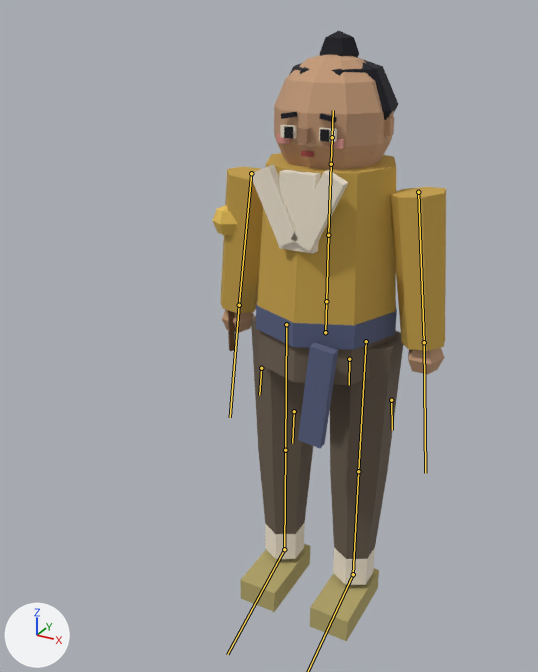
What one commit did to the glTF model assets3d/npcs/npc_N204a.glb.
Both versions are drawn from a 50 mm lens placed at (0.603, -1.349, 1.322), pointed at (-0.071, -0.123, 0.709). The lights are fixed; the arrows at lower left show +X, +Y and +Z. The picture after the commit comes second. The bones that change, and the others that lie on the model, are drawn over the model as lines.

Names of what the first picture shows: 'npc_N204a_part0', 'npc_N204a_part1', 'npc_N204a_part10', 'npc_N204a_part12', 'npc_N204a_part13', 'npc_N204a_part2', 'npc_N204a_part3', 'npc_N204a_part4', 'npc_N204a_part5', 'npc_N204a_part6', 'npc_N204a_part7', 'npc_N204a_part8', 'npc_N204a_part9'.
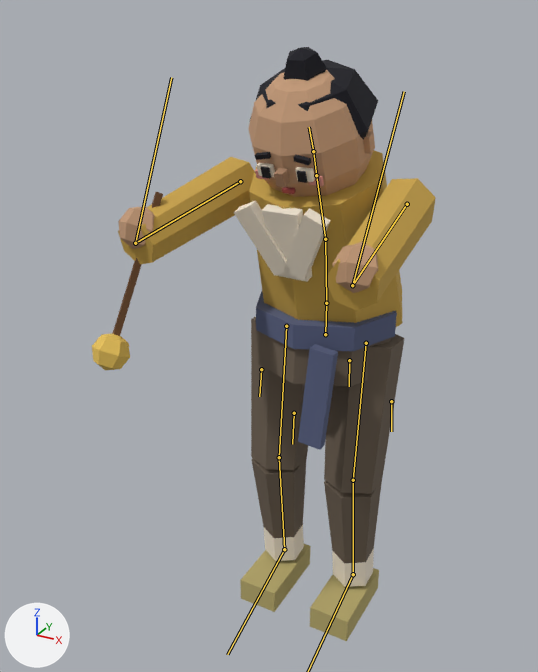
The newer file adds an action. The first version stands in its rest pose; the second is drawn at frame 2 of the action 'Weep'.

Pixel boxes [x1, y1, x2, y2] of what changed, in the pictures (538 x 672 px):
'npc_N204a_part4', posed
    before: [220, 153, 446, 351]
    after: [118, 150, 436, 327]
'npc_N204a_part0', posed
    before: [251, 316, 403, 559]
    after: [251, 317, 404, 563]
'npc_N204a_part5', posed (17% wider, 30% shorter)
    before: [222, 55, 445, 375]
    after: [118, 70, 379, 293]
'npc_N204a_part1', posed (12% wider, 8% shorter)
    before: [250, 125, 375, 585]
    after: [234, 163, 374, 587]
'npc_N204a_part3', posed
    before: [256, 304, 397, 448]
    after: [256, 291, 397, 450]
'npc_N204a_part7', posed
    before: [281, 31, 398, 123]
    after: [250, 47, 378, 165]
'npc_N204a_part13', posed
    before: [212, 205, 237, 236]
    after: [92, 333, 130, 370]
'npc_N204a_part12', posed
    before: [228, 310, 235, 351]
    after: [113, 192, 163, 336]
bone 'Spine', root to tip
    before: (326, 301) to (328, 235)
    after: (326, 303) to (325, 239)
bone 'Chest', root to tip
    before: (328, 235) to (331, 164)
    after: (325, 239) to (316, 175)
bone 'Head', root to tip
    before: (332, 137) to (333, 110)
    after: (313, 151) to (309, 127)
bone 'UpperArm.L', root to tip
    before: (418, 192) to (424, 342)
    after: (407, 204) to (352, 285)
bone 'Hand.L', root to tip
    before: (424, 342) to (425, 473)
    after: (352, 285) to (404, 91)
bone 'UpperArm.R', root to tip
    before: (251, 173) to (239, 305)
    after: (240, 181) to (135, 243)
bone 'Hand.R', root to tip
    before: (239, 305) to (230, 417)
    after: (135, 243) to (171, 77)
bone 'UpperLeg.L', root to tip
    before: (366, 341) to (358, 471)
    after: (366, 343) to (353, 480)
bone 'LowerLeg.L', root to tip
    before: (358, 471) to (353, 574)
    after: (353, 480) to (353, 574)
bone 'UpperLeg.R', root to tip
    before: (286, 324) to (285, 450)
    after: (286, 326) to (279, 457)
bone 'LowerLeg.R', root to tip
    before: (285, 450) to (284, 549)
    after: (279, 457) to (284, 549)

What changed in the scene script:
```text
Change bone_spine:
    where bone_spine = bpy.data.objects['Armature'].pose.bones['Spine']  # child of 'Hips'
    bone_spine.rotation_quaternion: (1.0, 0.0, 0.0, 0.0) -> (0.999, 0.051, -0.003, 0.0)  # degrees (0, 0, 0) -> degrees (6, 0, 0)
Change bone_chest:
    where bone_chest = bpy.data.objects['Armature'].pose.bones['Chest']  # child of 'Spine'
    bone_chest.rotation_quaternion: (1.0, 0.0, 0.0, 0.0) -> (0.993, 0.114, -0.017, 0.002)  # degrees (0, 0, 0) -> degrees (13, -2, 0)
Change bone_head:
    where bone_head = bpy.data.objects['Armature'].pose.bones['Head']  # child of 'Neck'
    bone_head.rotation_quaternion: (1.0, 0.0, 0.0, 0.0) -> (1.0, 0.031, 0.007, 0.0)  # degrees (0, 0, 0) -> degrees (3, 1, 0)
Change bone_upperarm_l:
    where bone_upperarm_l = bpy.data.objects['Armature'].pose.bones['UpperArm.L']  # child of 'Chest'
    bone_upperarm_l.rotation_quaternion: (1.0, 0.0, 0.0, 0.0) -> (-0.663, 0.736, 0.051, 0.124)  # degrees (0, 0, 0) -> degrees (-95, -14, -5)
Change bone_hand_l:
    where bone_hand_l = bpy.data.objects['Armature'].pose.bones['Hand.L']  # child of 'UpperArm.L'
    bone_hand_l.rotation_quaternion: (1.0, 0.0, 0.0, 0.0) -> (0.431, -0.894, -0.09, -0.089)  # degrees (0, 0, 0) -> degrees (-129, -14, 5)
Change bone_upperarm_r:
    where bone_upperarm_r = bpy.data.objects['Armature'].pose.bones['UpperArm.R']  # child of 'Chest'
    bone_upperarm_r.rotation_quaternion: (1.0, 0.0, 0.0, 0.0) -> (-0.663, 0.736, -0.051, -0.124)  # degrees (0, 0, 0) -> degrees (-95, 14, 5)
Change bone_hand_r:
    where bone_hand_r = bpy.data.objects['Armature'].pose.bones['Hand.R']  # child of 'UpperArm.R'
    bone_hand_r.rotation_quaternion: (1.0, 0.0, 0.0, 0.0) -> (0.431, -0.894, 0.09, 0.089)  # degrees (0, 0, 0) -> degrees (-129, 14, -5)
Change bone_upperleg_l:
    where bone_upperleg_l = bpy.data.objects['Armature'].pose.bones['UpperLeg.L']  # child of 'Hips'
    bone_upperleg_l.rotation_quaternion: (1.0, 0.0, 0.0, 0.0) -> (0.999, -0.052, 0.0, 0.0)  # degrees (0, 0, 0) -> degrees (-6, 0, 0)
Change bone_lowerleg_l:
    where bone_lowerleg_l = bpy.data.objects['Armature'].pose.bones['LowerLeg.L']  # child of 'UpperLeg.L'
    bone_lowerleg_l.rotation_quaternion: (1.0, 0.0, 0.0, 0.0) -> (0.994, 0.108, 0.0, 0.0)  # degrees (0, 0, 0) -> degrees (12, 0, 0)
Change bone_foot_l:
    where bone_foot_l = bpy.data.objects['Armature'].pose.bones['Foot.L']  # child of 'LowerLeg.L'
    bone_foot_l.rotation_quaternion: (1.0, 0.0, 0.0, 0.0) -> (0.998, -0.057, 0.0, 0.0)  # degrees (0, 0, 0) -> degrees (-7, 0, 0)
Change bone_upperleg_r:
    where bone_upperleg_r = bpy.data.objects['Armature'].pose.bones['UpperLeg.R']  # child of 'Hips'
    bone_upperleg_r.rotation_quaternion: (1.0, 0.0, 0.0, 0.0) -> (0.999, -0.052, 0.0, 0.0)  # degrees (0, 0, 0) -> degrees (-6, 0, 0)
Change bone_lowerleg_r:
    where bone_lowerleg_r = bpy.data.objects['Armature'].pose.bones['LowerLeg.R']  # child of 'UpperLeg.R'
    bone_lowerleg_r.rotation_quaternion: (1.0, 0.0, 0.0, 0.0) -> (0.994, 0.108, 0.0, 0.0)  # degrees (0, 0, 0) -> degrees (12, 0, 0)
Change bone_foot_r:
    where bone_foot_r = bpy.data.objects['Armature'].pose.bones['Foot.R']  # child of 'LowerLeg.R'
    bone_foot_r.rotation_quaternion: (1.0, 0.0, 0.0, 0.0) -> (0.998, -0.057, 0.0, 0.0)  # degrees (0, 0, 0) -> degrees (-7, 0, 0)
```
